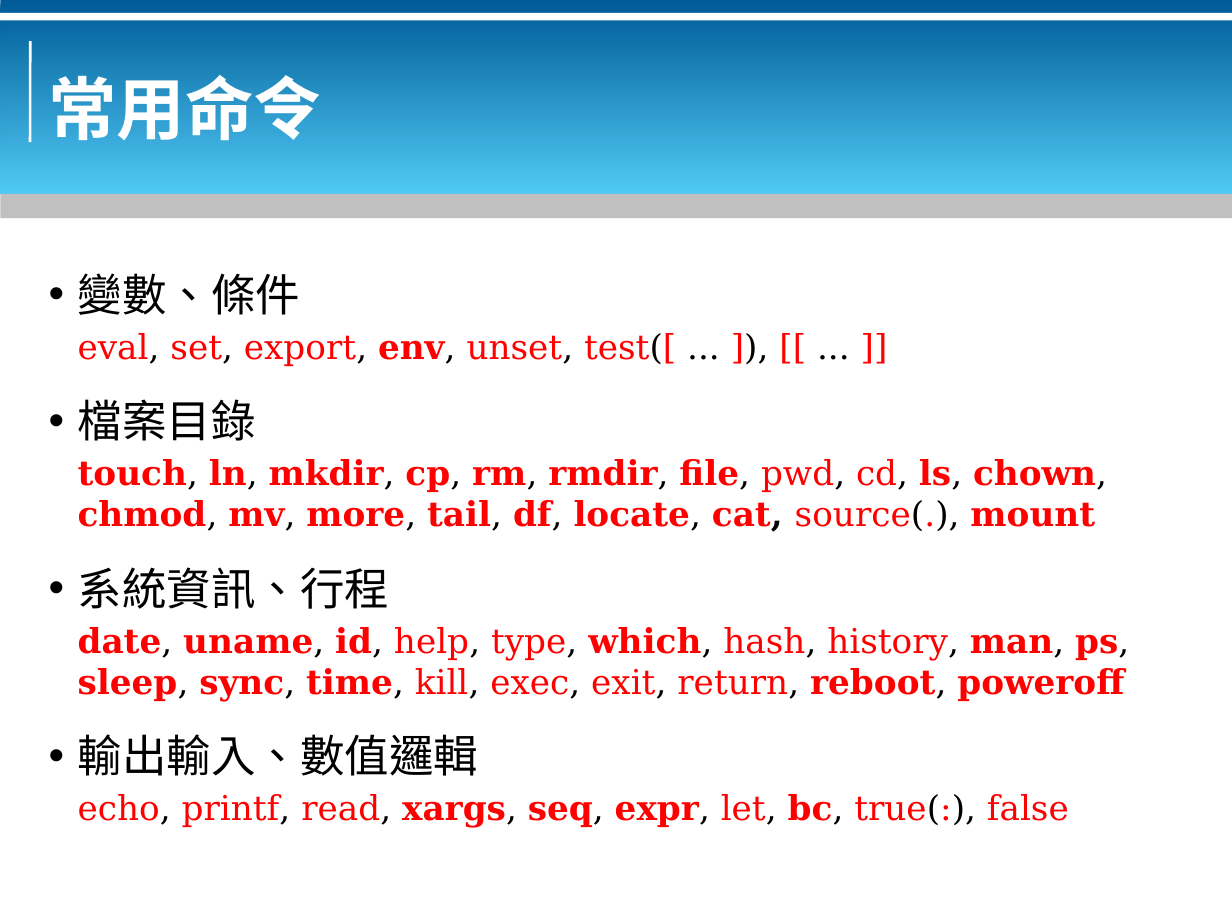
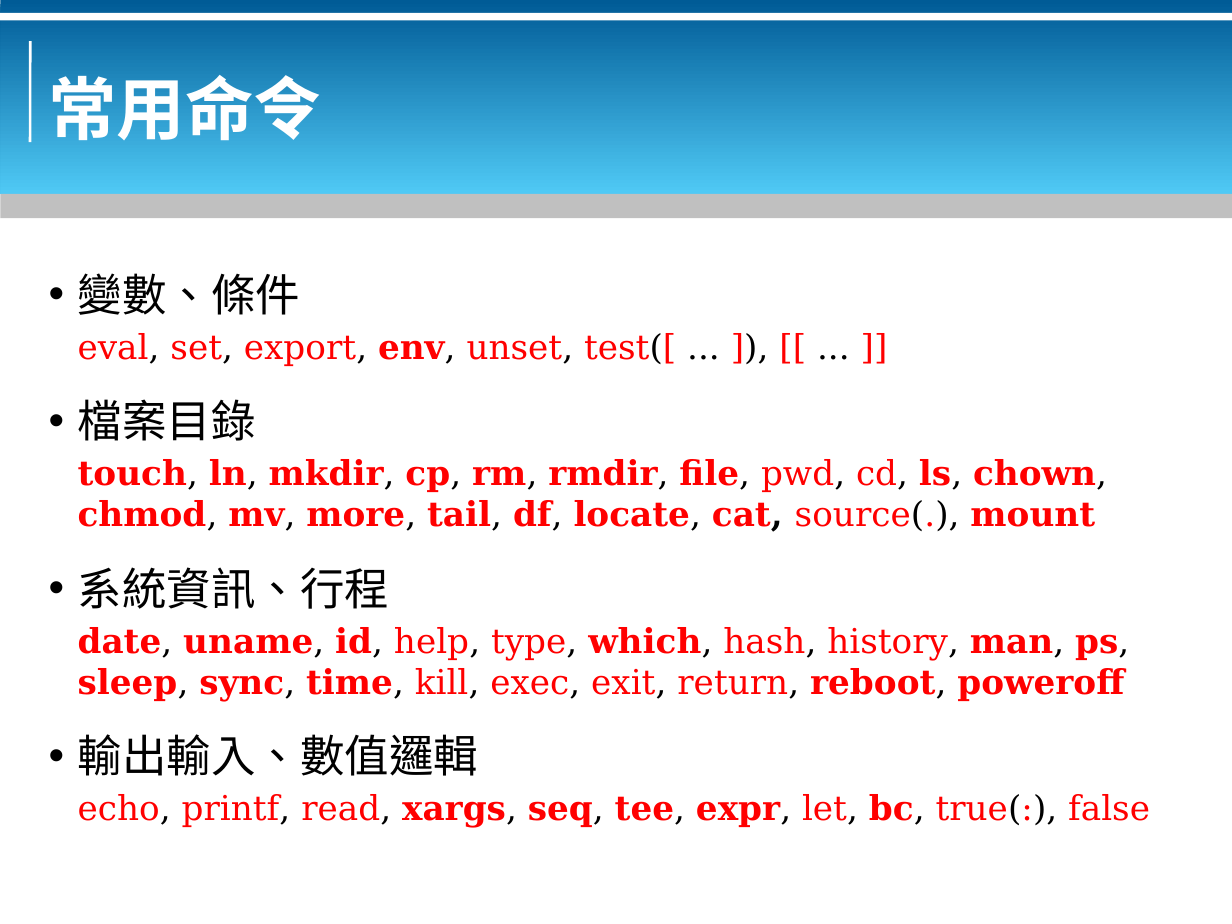
Before and after one commit to bluebat/.presentations, a slide deck: slide 19 of bash-basics.odp. Drawn at 1232x924 pixels with LibreOffice and Linux fonts; fonts in the diff are those of the drawing; background and template pictures are left out. Boxes give left, top, right and bottom in pixels: in the first picture for what was removed or moved away, otherwise in the second. Text is boxed around its words. In the diff, an @@ line names an element or a change of style, - is before the commit and + after.

```diff
--- a/bash-basics.odp
+++ b/bash-basics.odp
@@ text at bbox=[78, 794, 1150, 828]: text changed @@
-echo, printf, read, xargs, seq, expr, let, bc, true(:), false
+echo, printf, read, xargs, seq, tee, expr, let, bc, true(:), false
```
Also in this commit, not shown: 1 other slide changed.
